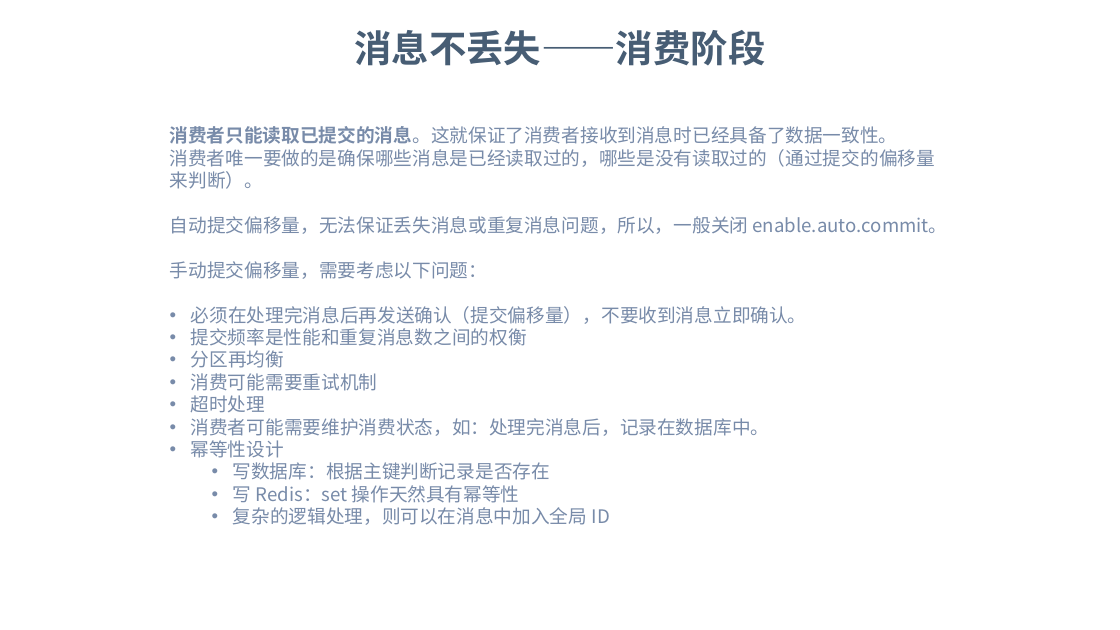
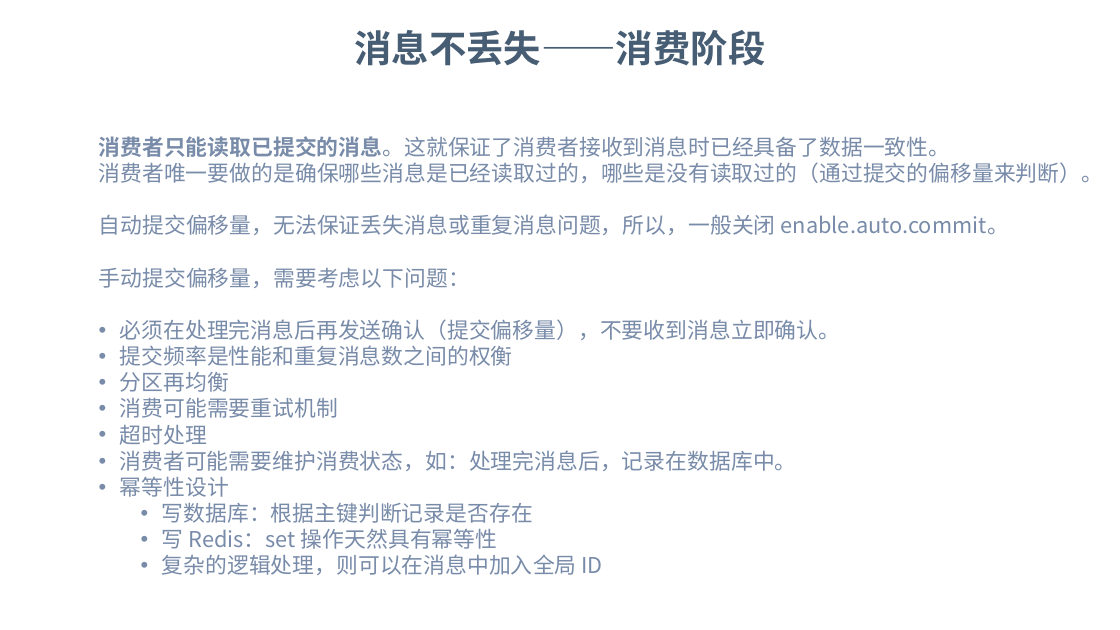
Before and after one commit to dunwu/bigdata-tutorial, a slide deck: slide 34 of assets/kafka/kafka.pptx (slide 33 before the commit). Drawn at 1120x630 pixels with LibreOffice and Linux fonts; fonts in the diff are those of the drawing; background and template pictures are left out. Boxes give left, top, right and bottom in pixels: in the first picture for what was removed or moved away, otherwise in the second. Text is boxed around its words. In the diff, an @@ line names an element or a change of style, - is before the commit and + after.

Commit message:
docs(消息队列): 更新消息队列文档

```diff
--- a/assets/kafka/kafka.pptx
+++ b/assets/kafka/kafka.pptx
@@ text "消费者只能读取已提交的消息。这就保证了消费者接收到消息时已经具备了数据一致性。": place and size @@
-text "消费者只能读取已提交的消息。这就保证了消费者接收到消息时已经具备了数据一致性。" at <box>170,126,948,525</box>
+text "消费者只能读取已提交的消息。这就保证了消费者接收到消息时已经具备了数据一致性。" at <box>99,136,1104,575</box>
@@ text "消费者只能读取已提交的消息。这就保证了消费者接收到消息时已经具备了数据一致性。" at <box>99,136,1104,575</box>: size 12 to 14 pt @@
```
Also in this commit, not shown: 15 other slides changed, 7 slides added, 7 slides removed, 5 other files.
